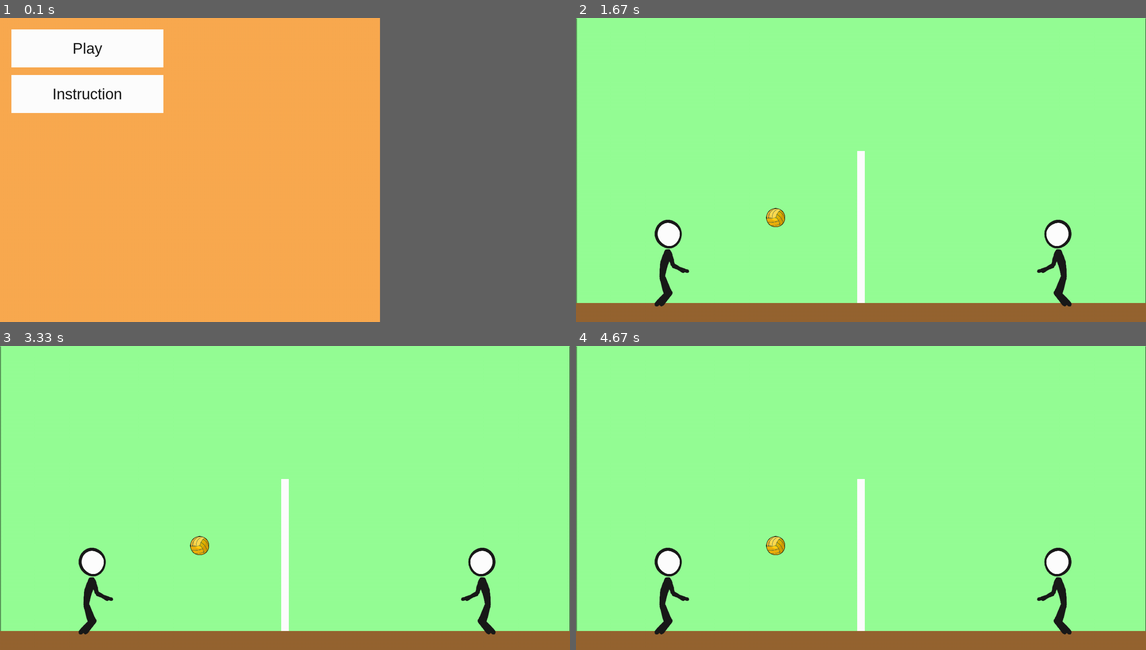
Above: before the commit, frames 1-4 (two rows, left to right).
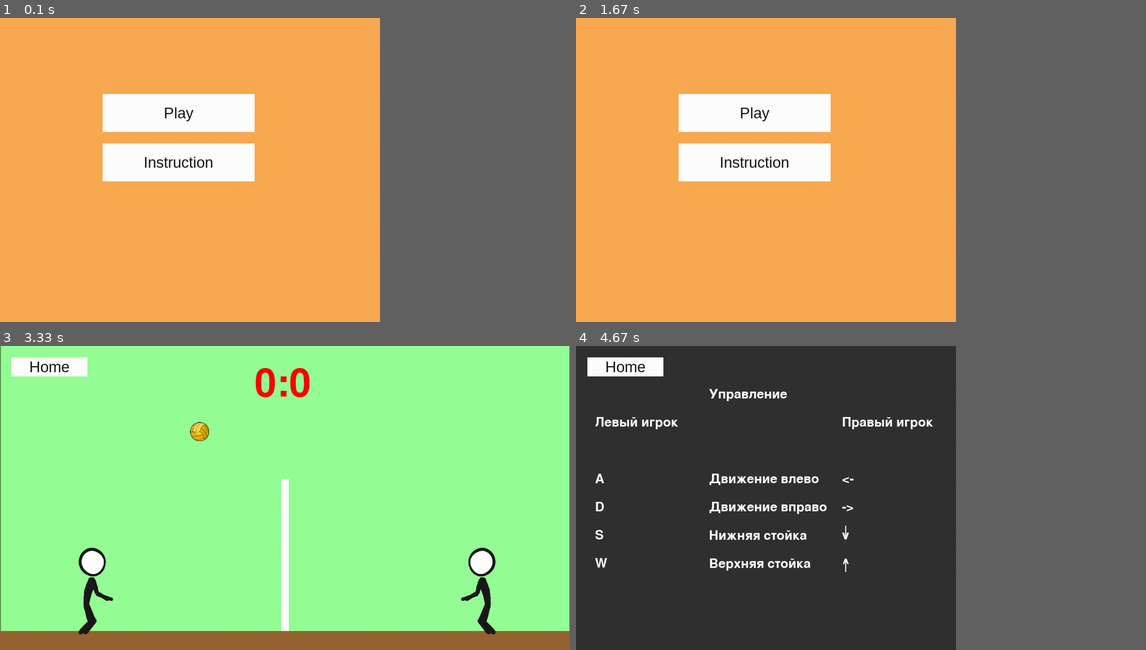
Above: after the commit, the same moments.

Repository: P0r0r0r0/ProjectPygame2
Game: pygame game, started from MainWindow.py
The game is run twice, just before and just after one commit, with the same random seed, the same clock (stepped at 60 frames per second) and the same inputs.
Inputs (mouse positions are in pixels of both pictures, inside the frame that each line leads up to):
- Up to frame 1 (0.1 s): no input
- Up to frame 2 (1.67 s): press the mouse at (752, 112) at 0.37 s; move the mouse to (752, 100) at 0.47 s; release the mouse at (752, 87) at 0.6 s; press the mouse at (627, 39) at 0.7 s; move the mouse to (650, 69) at 0.8 s; release the mouse at (667, 97) at 0.93 s; press the mouse at (752, 163) at 1.03 s; move the mouse to (769, 215) at 1.13 s; release the mouse at (781, 270) at 1.27 s; click (627, 39) at 1.38 s
- Up to frame 3 (3.33 s): press the mouse at (176, 440) at 1.7 s; move the mouse to (159, 446) at 1.8 s; release the mouse at (142, 455) at 1.93 s; press the mouse at (51, 367) at 2.03 s; move the mouse to (273, 464) at 2.13 s; release the mouse at (495, 558) at 2.27 s; press the mouse at (176, 440) at 2.37 s; move the mouse to (136, 525) at 2.47 s; release the mouse at (96, 613) at 2.6 s; press the mouse at (51, 367) at 2.7 s; move the mouse to (182, 403) at 2.8 s; release the mouse at (319, 437) at 2.93 s; press the mouse at (176, 440) at 3.03 s; move the mouse to (245, 504) at 3.13 s; release the mouse at (307, 570) at 3.27 s
- Up to frame 4 (4.67 s): press the mouse at (627, 367) at 3.37 s; move the mouse to (747, 403) at 3.47 s; release the mouse at (866, 440) at 3.6 s; press the mouse at (752, 440) at 3.7 s; move the mouse to (758, 485) at 3.8 s; release the mouse at (758, 534) at 3.93 s; press the mouse at (627, 367) at 4.03 s; move the mouse to (655, 391) at 4.13 s; release the mouse at (684, 412) at 4.27 s; press the mouse at (752, 491) at 4.37 s; move the mouse to (826, 437) at 4.47 s; release the mouse at (900, 385) at 4.6 s
In our replay, in frame 2 the window is 1350x720 before the commit and 900x720 after it. These sizes can differ from the game's own. Grey fills any space a smaller window leaves; there, only what the larger window draws over its background counts as a difference.

The runs differ from the first frame. In frame 1, 12% of the frame differs, in the area x 2-45%, y 3-54%; in frame 2, 70%, in the area x 0-100%, y 0-100%; in frame 3, 1.6%; in frame 4, 69%.

Commit message:
Аааааааааааа

Diff:
--- a/Ball.py
+++ b/Ball.py
@@ -1,63 +1,147 @@
 import pygame
+import random
 
 from functions import load_image
+from functions import new_round
 
 
 class Ball(pygame.sprite.Sprite):  # спрайт мяча
     File_name = 'voleyball_ball.png'
-    STEP = 2
+    STEP = 5
 
-    def __init__(self, group, x_coord, y_coord, net, ground, pep1, pep2):
+    def __init__(self, group, x_coord, y_coord, goals, net, ground, pep1, pep2):
         super().__init__(group)
 
         self.image = load_image(self.File_name)
         self.image = pygame.transform.scale(self.image, (50, 50))
 
         self.rect = self.image.get_rect()
+        self.goals = goals
         self.rect.x = x_coord
         self.rect.y = y_coord
         self.net = net
         self.ground = ground
         self.pep1 = pep1
         self.pep2 = pep2
+        self.fl = False
         self.flag1 = False
         self.flag2 = False
+        self.flag3 = False
+        self.flag4 = False
+        self.spflag1 = False
+        self.spflag2 = False
+        self.spflag3 = False
+        self.spflag4 = False
 
     def update(self, *args):  # его поведение
+        if self.STEP == 5:
+            if args and (args[0].type == pygame.KEYDOWN or args[0].type == pygame.TEXTINPUT):
+                self.fl = True
         if pygame.sprite.collide_mask(self, self.pep1):
             self.flag2 = False
             self.flag1 = True
+            self.fl = False
             self.diff = self.rect.x
             self.y = self.rect.y
+            self.spflag3 = False
+            self.spflag4 = False
+            if self.pep1.File_name == 'high.png':
+                self.spflag1 = True
+            elif self.pep1.File_name == 'low.png':
+                self.spflag2 = True
 
         elif pygame.sprite.collide_mask(self, self.pep2):
             self.flag1 = False
             self.flag2 = True
+            self.fl = False
+            self.spflag1 = False
+            self.spflag2 = False
             self.diff = self.rect.x
             self.y = self.rect.y
+            if self.pep2.File_name == 'high2.png':
+                self.spflag3 = True
+            elif self.pep2.File_name == 'low2.png':
+                self.spflag4 = True
 
-        if self.flag1:
-            if self.pep1.File_name == 'high.png':
+        elif pygame.sprite.collide_mask(self, self.ground):
+            self.flag1 = False
+            self.flag2 = False
+            self.fl = False
+            self.flag3 = True
+
+        elif pygame.sprite.collide_mask(self, self.net):
+            self.fl = False
+            self.flag1 = False
+            self.flag2 = False
+            self.flag4 = True
+
+        if self.fl:
+            self.rect.y += self.STEP
+
+        elif self.flag1:
+            if self.spflag1:
                 x = self.rect.x - self.diff - 260
                 y = int(((1 / 150) * x ** 2) - 450)
                 self.rect.y = self.y + y
-                self.STEP = 3
-            elif self.pep1.File_name == 'low.png':
+                self.STEP = 4
+            elif self.spflag2:
                 x = self.rect.x - self.diff - 442
                 y = int(((1 / 650) * x ** 2) - 300)
                 self.rect.y = self.y + y
-                self.STEP = 6
+                self.STEP = 7
             self.rect.x += self.STEP
 
-        if self.flag2:
-            if self.pep2.File_name == 'high2.png':
+        elif self.flag2:
+            if self.spflag3:
                 x = self.rect.x - self.diff + 260
                 y = int(((1 / 150) * x ** 2) - 450)
                 self.rect.y = self.y + y
-                self.STEP = -3
-            elif self.pep2.File_name == 'low2.png':
+                self.STEP = -4
+            elif self.spflag4:
                 x = self.rect.x - self.diff + 442
                 y = int(((1 / 650) * x ** 2) - 300)
                 self.rect.y = self.y + y
-                self.STEP = -6
+                self.STEP = -7
             self.rect.x += self.STEP
+
+        elif self.flag3:
+            if self.rect.x < 750:
+                self.goals[0] += 1
+            else:
+                self.goals[1] += 1
+            self.flag3 = False
+            new_round(self.pep1, self.pep2)
+            self.STEP = 5
+            self.fl = False
+            self.flag1 = False
+            self.flag2 = False
+            self.flag3 = False
+            self.flag4 = False
+            self.spflag1 = False
+            self.spflag2 = False
+            self.spflag3 = False
+            self.spflag4 = False
+            self.rect.x = random.choice([100, 1000, 500, 1300])
+            self.rect.y = 200
+
+
+        elif self.flag4:
+            if self.rect.x < 750:
+                self.goals[1] += 1
+            else:
+                self.goals[0] += 1
+            self.flag4 = False
+            self.spflag = True
+            new_round(self.pep1, self.pep2)
+            self.STEP = 5
+            self.fl = False
+            self.flag1 = False
+            self.flag2 = False
+            self.flag3 = False
+            self.flag4 = False
+            self.spflag1 = False
+            self.spflag2 = False
+            self.spflag3 = False
+            self.spflag4 = False
+            self.rect.x = random.choice([100, 1000, 500, 1300])
+            self.rect.y = 200
--- a/GameBoard.py
+++ b/GameBoard.py
@@ -2,37 +2,6 @@
 
 
 class Level:
-    def __init__(self):  # настройка основного окна игры
+    def __init__(self, left=0, right=0):  # настройка основного окна игры
         game_size = width, height = 1500, 800
-        self.game_screen = pygame.display.set_mode(game_size)
-        # self.game_screen.fill(pygame.Color(150, 255, 150))
-
-#
-#
-# size = width, height = 500, 500
-# screen = pygame.display.set_mode(size)
-#
-# group = pygame.sprite.Group()
-# running = True
-# clock = pygame.time.Clock()
-
-# people_1(group, 0, 0)
-# while running:
-#
-#     for event in pygame.event.get():
-#         if event.type == pygame.QUIT:
-#             running = False
-#         if event.type == pygame.KEYDOWN:
-#             if event.key == pygame.K_ESCAPE:
-#                 running = False
-#
-#     screen.fill(pygame.Color(255, 255, 255))
-#     group.draw(screen)
-#     group.update(event)
-#
-#     pygame.display.flip()
-#
-#     clock.tick(15)
-#
-#
-# pygame.quit()
+        self.screen = pygame.display.set_mode(game_size)
--- a/Ground.py
+++ b/Ground.py
@@ -6,9 +6,9 @@
     def __init__(self, group):
         super().__init__(group)
 
-        self.image = pygame.Surface([1500, 50])
+        self.image = pygame.Surface([2000, 50])
         self.image.fill(pygame.Color(150, 100, 50))
 
         self.rect = self.image.get_rect()
-        self.rect.x = 0
+        self.rect.x = -250
         self.rect.y = 750
--- a/MainWindow.py
+++ b/MainWindow.py
@@ -1,15 +1,16 @@
 import pygame
-from functions import load_image
 from functions import myFunction
 from functions import openInstruction
 from PlayBut import PlayBut
-from GameBoard import Level
 from people import people_1
 from Ball import Ball
 from Ground import Ground
 from Net import Net
 from people2 import people_2
 from stenki import Border
+import random
+from functions import return_home
+from functions import new_game
 
 if __name__ == '__main__':
     pygame.init()
@@ -17,22 +18,21 @@
     screen = pygame.display.set_mode(size)
     clock = pygame.time.Clock()
     objects = []
+    home = []
     sp = []
+    goals = [0, 0]
 
     running = True
     group = pygame.sprite.Group()
     borders = pygame.sprite.Group()
-    clock = pygame.time.Clock()
     ground = Ground(group)
     net = Net(group)
     bord1 = Border(borders, 1, 1, 1, 750)
     bord2 = Border(borders, 1499, 1, 1499, 750)
     pep1 = people_1(group, 60, 470, bord1, net)
     pep2 = people_2(group, 1100, 470, bord2, net)
-    ball = Ball(group, 500, 500, net, ground, pep1, pep2)
-
-    PlayBut(30, 30, 400, 100, screen, objects, sp, 'Play', myFunction)
-    PlayBut(30, 150, 400, 100, screen, objects, sp, 'Instruction', openInstruction)
+    ball = Ball(group, random.choice([100, 1000, 500, 1300]), 200, goals, net, ground, pep1, pep2)
+    PlayBut(30, 30, 200, 50, screen, home, sp, 'Home', return_home)
 
     while running:
         for event in pygame.event.get():
@@ -43,17 +43,33 @@
                     running = False
             if not sp:
                 screen.fill(pygame.Color(250, 170, 80))
-
+                PlayBut(270, 200, 400, 100, screen, objects, sp, 'Play', myFunction)
+                PlayBut(270, 330, 400, 100, screen, objects, sp, 'Instruction', openInstruction)
             for object in objects:
                 if not sp:
                     object.process()
+        if 'Home' in sp:
+            print(46078)
+            sp.clear()
+            goals = [0, 0]
+            new_game(pep1, pep2, ball)
+
         if 'Play' in sp:
             screen.fill(pygame.Color(150, 255, 150))
+            font = pygame.font.Font(None, 150)
+            text = f'{goals[0]}:{goals[1]}'
+            string_rendered = font.render(text, 1, pygame.Color('red'))
+            intro_rect = string_rendered.get_rect()
+            intro_rect.top = 50
+            intro_rect.x = 670
+            screen.blit(string_rendered, intro_rect)
             group.update(event)
             group.draw(screen)
             borders.update(event)
             borders.draw(screen)
+            home[0].process()
+        if 'Instruction' in sp:
+            home[0].process()
         pygame.display.flip()
         clock.tick(60)
-
     pygame.quit()
--- a/PlayBut.py
+++ b/PlayBut.py
@@ -3,9 +3,9 @@
 import pygame
 
 
-class PlayBut: #создание кнопок
+class PlayBut:  # создание кнопок
     def __init__(self, x, y, width, height, screen, objects, perem, buttonText, onclickFunction=None):
-        font = pygame.font.SysFont('Arial', 40) #их внешний вид
+        font = pygame.font.SysFont('Arial', 40)  # их внешний вид
         self.x = x
         self.y = y
         self.width = width
@@ -13,9 +13,10 @@
         self.onclickFunction = onclickFunction
         self.alreadyPressed = False
         self.screen = screen
-        self.button = True
         self.perem = perem
         self.text = buttonText
+        self.onePress = True
+        self.button = True
 
         self.fillColors = {'normal': '#ffffff', 'hover': '#666666', 'pressed': '#333333'}
 
@@ -24,20 +25,18 @@
         self.buttonSurf = font.render(self.text, True, (20, 20, 20))
         objects.append(self)
 
-    def process(self): #их поведение
+    def process(self):  # их поведение
         mousePos = pygame.mouse.get_pos()
         self.buttonSurface.fill(self.fillColors['normal'])
         if self.buttonRect.collidepoint(mousePos):
             self.buttonSurface.fill(self.fillColors['hover'])
             if pygame.mouse.get_pressed(num_buttons=3)[0]:
                 self.buttonSurface.fill(self.fillColors['pressed'])
-                if not self.alreadyPressed:
+                if self.onePress:
                     self.perem.append(self.text)
                     self.onclickFunction()
-                    self.alreadyPressed = True
-                    self.button = False
-
-
+                    if self.text != 'Home':
+                        self.button = False
             else:
                 self.alreadyPressed = False
         self.buttonSurface.blit(self.buttonSurf, [
--- a/functions.py
+++ b/functions.py
@@ -3,6 +3,7 @@
 import pygame
 from GameBoard import Level
 from Instructions import Instruction
+import random
 
 
 def load_image(name):  # функция для загрузки картинок
@@ -21,3 +22,35 @@
 
 def openInstruction():  # функция для открытия инструкции
     Instruction()
+
+
+def new_round(pep1, pep2):
+    pep1.rect.x = 60
+    pep1.rect.y = 470
+    pep2.rect.x = 1100
+    pep2.rect.y = 470
+
+
+def return_home():
+    size = width, height = 1000, 800
+    screen = pygame.display.set_mode(size)
+    screen.fill(pygame.Color(250, 170, 80))
+
+
+def new_game(pep1, pep2, ball):
+    pep1.rect.x = 60
+    pep1.rect.y = 470
+    pep2.rect.x = 1100
+    pep2.rect.y = 470
+    ball.STEP = 5
+    ball.fl = False
+    ball.flag1 = False
+    ball.flag2 = False
+    ball.flag3 = False
+    ball.flag4 = False
+    ball.spflag1 = False
+    ball.spflag2 = False
+    ball.spflag3 = False
+    ball.spflag4 = False
+    ball.rect.x = random.choice([100, 1000, 500, 1300])
+    ball.rect.y = 200
Binary file removed: data/man.png
Binary file removed: data/man2.png
